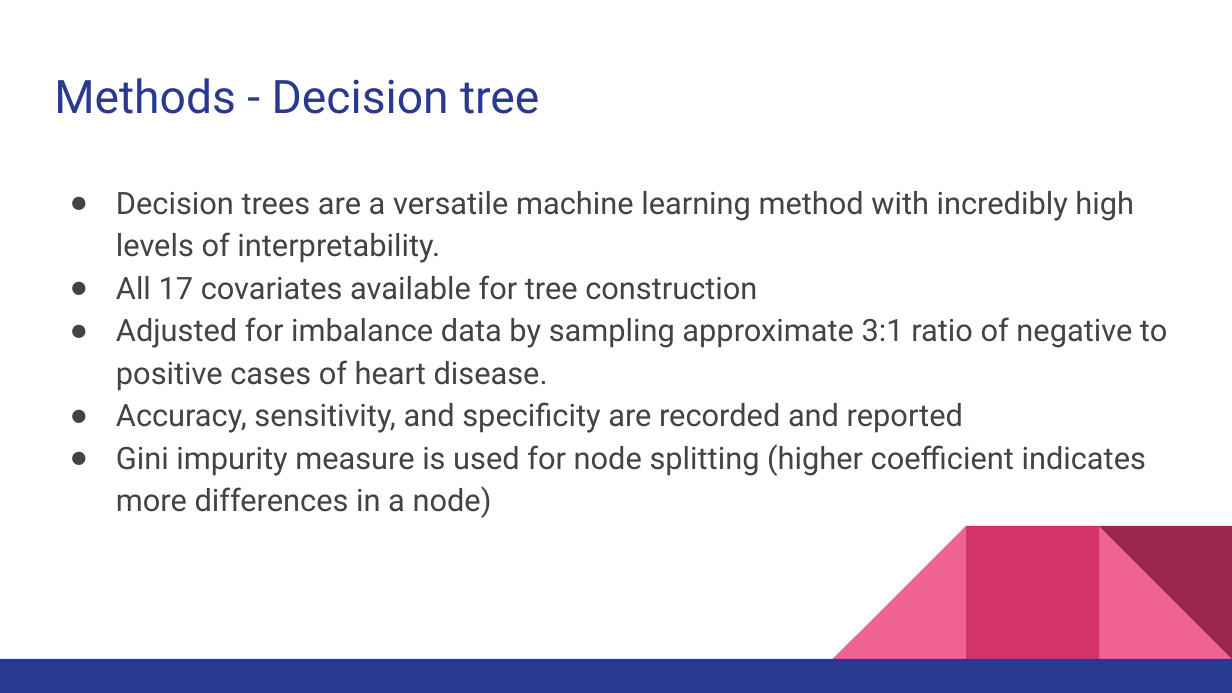
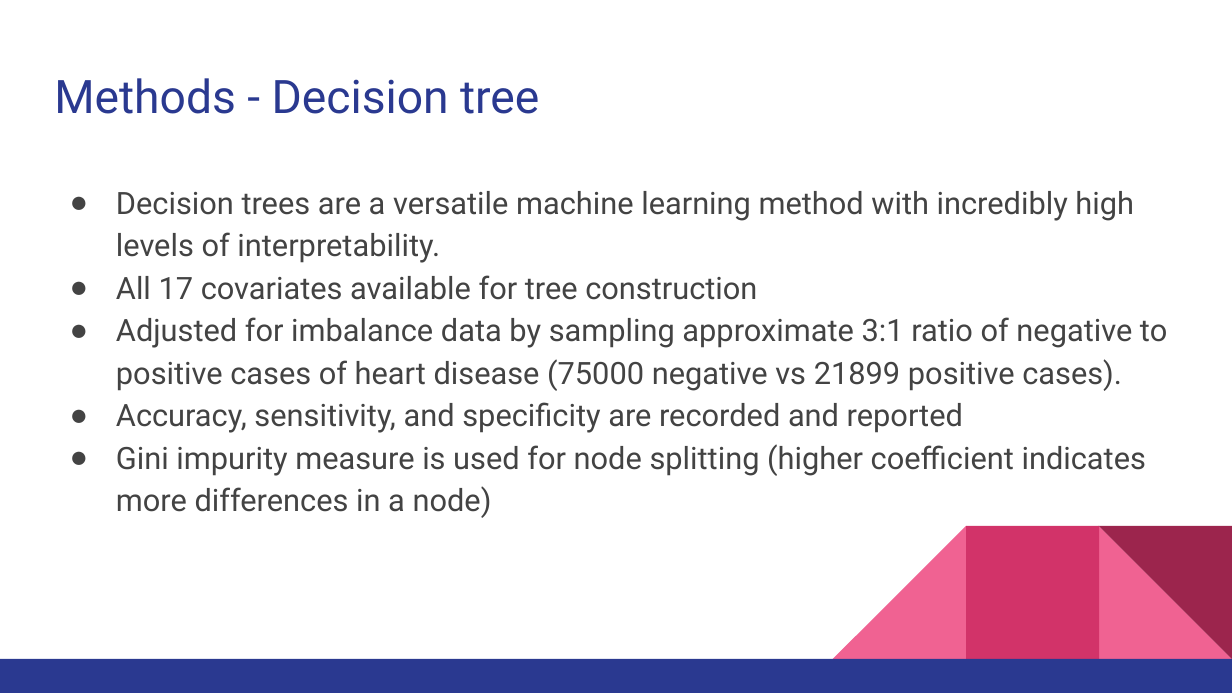
Before and after one commit to eunchong0204/bios735_group2, a slide deck: slide 24 of reports/Presentations/BIOS735_Group2_Presentation(4_27).pptx (slide 14 before the commit). Drawn at 1232x693 pixels with LibreOffice and Linux fonts; fonts in the diff are those of the drawing. Boxes give left, top, right and bottom in pixels: in the first picture for what was removed or moved away, otherwise in the second. Text is boxed around its words. In the diff, an @@ line names an element or a change of style, - is before the commit and + after.

```diff
--- a/reports/Presentations/BIOS735_Group2_Presentation(4_27).pptx
+++ b/reports/Presentations/BIOS735_Group2_Presentation(4_27).pptx
@@ text at [116, 317, 1167, 391]: text changed @@
-● Adjusted for imbalance data by sampling approximate 3:1 ratio of negative to positive cases of heart disease.
+● Adjusted for imbalance data by sampling approximate 3:1 ratio of negative to positive cases of heart disease (75000 negative vs 21899 positive cases).
```
Also in this commit, not shown: 12 other slides changed, 3 slides added, 3 slides removed, 2 other files.
